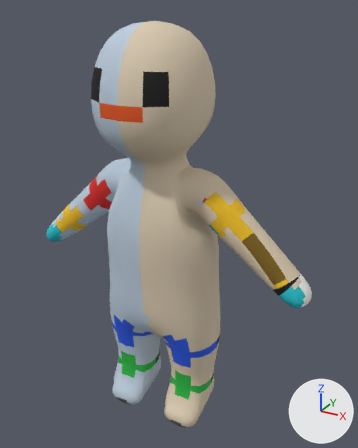
Before and after pictures for a commit that changed the glTF model assets/models/mannequin/mannequin-arms.glb.
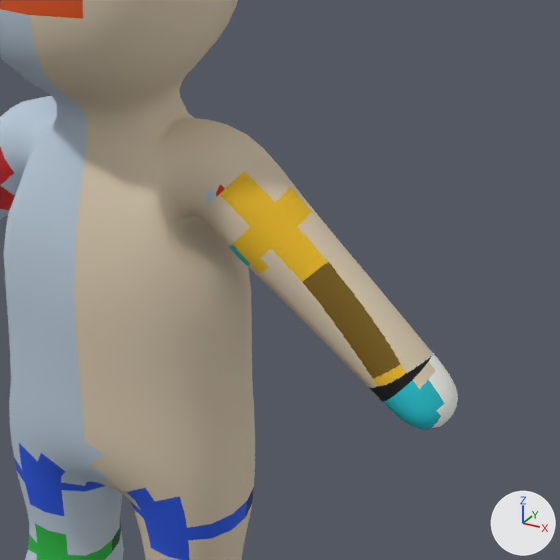
Old and new are each drawn whole from a 50 mm camera at (0.907, -1.521, 1.634) aimed at (0.059, 0.021, 0.863) and again close up on the part from 29% to 100% of the width and 26% to 82% of the height. The lights are fixed; the arrows at lower right show +X, +Y and +Z. The older version's two pictures come first. Vertices at exactly the same position are counted once.

In view in the first close-up: 'mannequin'.
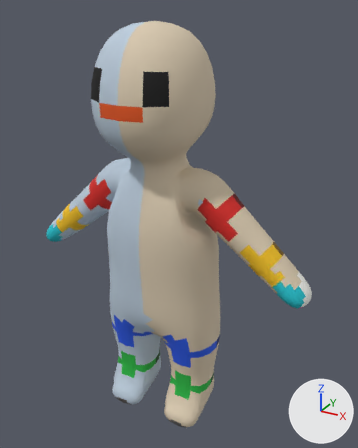
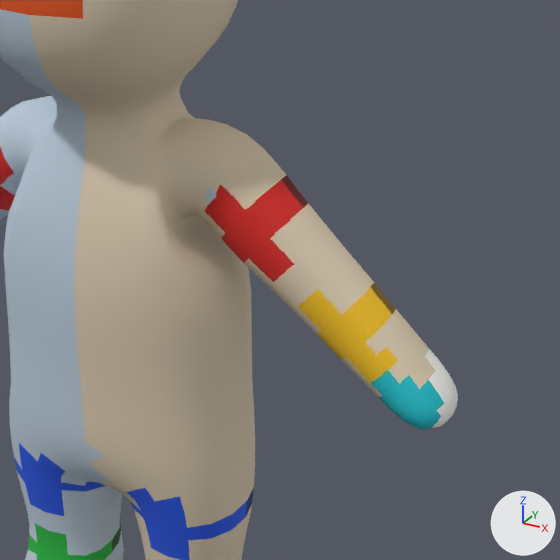
Scene script edits in JSON lines:
```json
{"block": "me_mannequin", "where": "# used by ob_mannequin; location = (0.0, 0.0, 0.0)"}
{"op": "remove", "block": "me_mannequin", "code": "me_mannequin.from_pydata(...)  # 2222 vertices, 4440 faces; spans x -0.59..0.59, y -0.26..0.17, z 0.0..1.59"}
{"op": "add", "block": "me_mannequin", "code": "me_mannequin.from_pydata(...)  # 2258 vertices, 4512 faces; spans x -0.59..0.59, y -0.26..0.17, z 0.0..1.59"}
{"block": "me_mannequin", "change": "me_mannequin part 1"}
{"block": "me_mannequin", "change": "24 vertices are removed from x -0.27..0.31, y -0.08..0.08, z 0.91..1.0"}
{"block": "me_mannequin", "change": "142 faces are deleted"}
{"block": "me_mannequin", "change": "18 vertices in x -0.31..-0.21, y -0.07..0.07, z 0.89..1.0 move by (-0.01, 0.0, -0.01)"}
{"block": "me_mannequin", "change": "12 vertices in x 0.22..0.3, y -0.07..0.07, z 0.89..0.98 move by (0.01, 0.0, -0.01)"}
{"block": "me_mannequin", "change": "6 vertices in x 0.25..0.29, y -0.05..0.07, z 0.96..1.01 move by (-0.01, 0.0, 0.01)"}
{"block": "me_mannequin", "change": "6 vertices in x -0.29..-0.25, y -0.07..0.05, z 0.96..1.01 move by (0.01, 0.0, 0.01)"}
{"block": "me_mannequin", "change": "4 vertices in x -0.29..0.29, y -0.03..0.03, z 0.91..1.02 move by (0.0, 0.0, 0.01)"}
{"block": "me_mannequin", "change": "60 vertices are added at x -0.3..0.32, y -0.08..0.08, z 0.9..1.01"}
{"block": "me_mannequin", "change": "214 new faces join them"}
{"block": "me_mannequin", "change": "me_mannequin part 2"}
{"block": "me_mannequin", "change": "8 faces are deleted"}
{"block": "me_mannequin", "change": "8 new faces join them"}
{"block": "me_mannequin", "change": "me_mannequin part 3: 465 kept faces spanning x -0.34..0.55, y -0.08..0.08, z 0.7..1.06 get new texture (UV) coordinates"}
```

What differs and where, as boxes [x1, y1, x2, y2] in the close-ups (560 x 560 px; the box of a moved part takes in the faces that stretch with it):
```json
{"part": 1, "of": "me_mannequin", "change": "reshaped", "before": [0, 147, 316, 270], "after": [0, 147, 318, 273]}
{"part": 2, "of": "me_mannequin", "change": "moved or reshaped", "before": [377, 395, 393, 410], "after": [377, 395, 393, 410]}
{"part": 3, "of": "me_mannequin", "change": "surface changed", "before": [212, 169, 433, 402], "after": [212, 169, 433, 402]}
```
